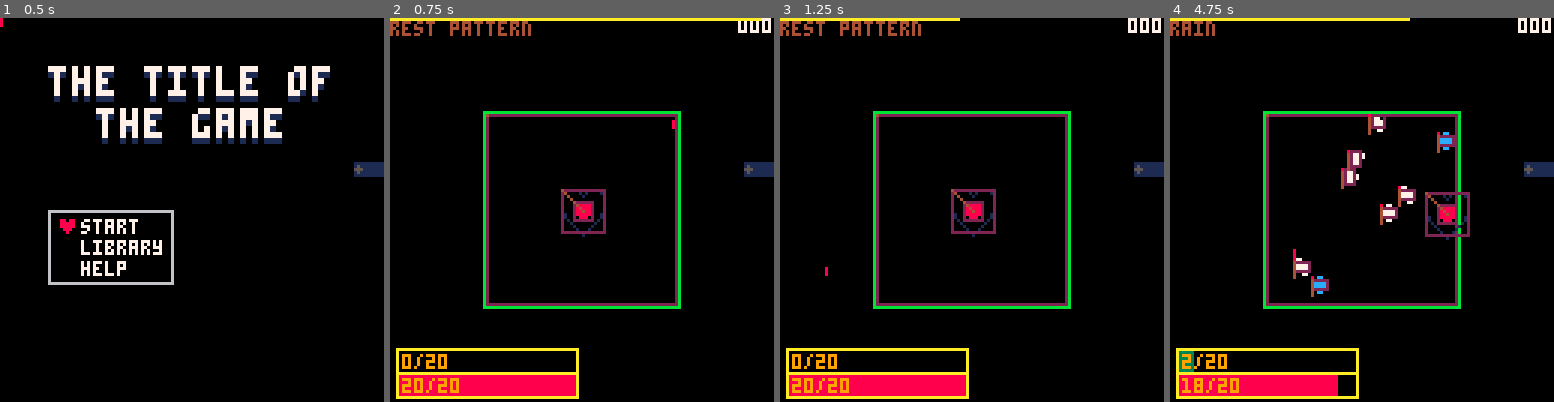
Above: before the commit, frames 1-4 (left to right).
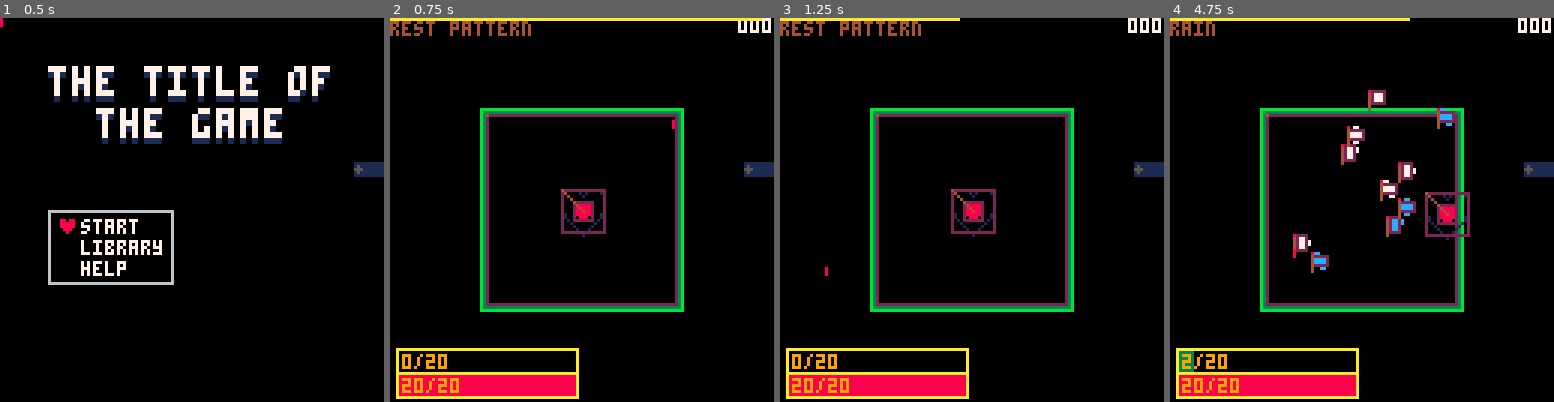
Above: after the commit, the same moments.

Repository: GiovanH/Pico8_Dev
Game: PICO-8 cartridge undertale.p8
Same seed, same stepped clock (60 frames per second), same inputs: the game is played once before the commit and once after it.
Inputs (mouse positions are in pixels of both pictures, inside the frame that each line leads up to):
- Up to frame 1 (0.5 s): tap X (X key) at 0.33 s
- Up to frame 2 (0.75 s): click (670, 121) at 0.67 s; tap O (Z key) at 0.7 s
- Up to frame 3 (1.25 s): tap X (X key) at 1.07 s; click (826, 267) at 1.22 s
- Up to frame 4 (4.75 s): hold Right 1.6-2.1 s; tap O (Z key) every 0.4 s from 1.7 to 4.5 s; click (1277, 114) at 1.77 s; tap X (X key) at 1.85, 2.97, 4.08 s; hold Up 2.15-2.42 s; click (1342, 259) at 2.32 s; hold Right 2.47-3.03 s; click (1404, 106) at 2.87 s; hold Left 3.08-3.58 s; click (1465, 256) at 3.42 s; hold Down 3.63-3.97 s; click (1231, 102) at 3.97 s; hold Right 4.02-4.68 s; click (1292, 248) at 4.52 s; hold Up from 4.73 s (still down)

Frame 1 is identical in both runs. In frame 2, 3.2% of the frame differs, in the area x 23-77%, y 23-77%; in frame 3, 3.2%; in frame 4, 6.7%, in the area x 3-77%, y 18-99%.

Commit message:
Vector drawer, bullet z, arena frame

Diff:
--- a/undertale.p8
+++ b/undertale.p8
@@ -8,15 +8,8 @@
 
 -- game controller restores health between waves,
 --  picks and starts patterns
--- Pattern controller spawns, manages bullets
--- points from wavevs + grazes + overheal
--- Pattern: start. Stop called by game.
--- Coroutines
 -- No-hit bonus
 -- no-graze bonus
--- bonus round w/ heal + score bullets
--- t_bullet
--- t_pattern
 -- hp delta with juicy animated changes
 
 local debug = true  -- (stat(6) == 'debug')
@@ -365,6 +358,22 @@
  -- Nick Vogt's fast normalization
  local ratio2 = ratio1 * (1.29289 - (ax + ay) * ratio1 * 0.29289)
  return self:dotp(ratio2, ratio2)
+end
+
+-- Draw the vector connecting the points in path
+function draw_beam(path, origin, theta, color)
+ local prev = nil
+ for i, v in ipairs(path) do
+  local x, y = v:unpack()
+  local thisv = origin + vec(
+   cos(theta)*x-sin(theta)*y,
+   sin(theta)*x+cos(theta)*y
+  )
+  if prev then
+   line(mrconcatu(thisv, mrconcatu(prev, color)))
+  end
+  prev = thisv
+ end
 end
 
 -- 2d bounding box
@@ -766,7 +775,7 @@
  hp = 20,
  sp = 0,
  maxsp = 20,
- z = 5,
+ z = 7,
  isdemo = false,
  offset = vec(-3, -3),
  hbox_offset = vec(-3,-3)
@@ -885,7 +894,7 @@
 
 local t_graze = mob:extend{
  dynamic = true,
- z = 6,
+ z = t_soul.z + 1,
  offset = vec(-7),
  hbox_offset = vec(-7)
 }
@@ -920,6 +929,7 @@
 -- Bullets
 
 local t_bullet = mob:extend{
+ z = 6,
  dynamic = true,
  ttl = 200,
  dmg = 1,
@@ -971,7 +981,8 @@
 end
 
 local b_fall = t_bullet:extend{
- ttl = 200,
+ z = 4,
+ ttl = 300,
  anim = {016, 017, 018, 019},
  frame_len = 4,
  dmg = 1,
@@ -1044,19 +1055,13 @@
  self.v_towards = v_towards
 end
 function b_missile:draw()
- local rasters = {
+ local path = {
+  vec(2, 0),
   vec(-6, 3),
   vec(-6, -3),
   vec(2, 0)
  }
- local theta = atan2(self.v_towards:unpack())
- local prev = self.pos + vec(0)
- for i, v in ipairs(rasters) do
-  local x, y = v:unpack()
-  local thisv = self.pos + vec(cos(theta)*x-sin(theta)*y, sin(theta)*x+cos(theta)*y)
-  line(mrconcatu(thisv, mrconcatu(prev, 7)))
-  prev = thisv
- end
+ draw_beam(path, self.pos, atan2(self.v_towards:unpack()), 7)
 t_bullet.draw(self)
 end
 
@@ -1117,7 +1122,7 @@
  while true do
   self:addchild(b_fall(vec(
      rndr(arena.hbox.x0, arena.hbox.x1-4),
-     arena.hbox.y0
+     arena.hbox.y0-8
     )))
   yieldn(20)
  end
@@ -1205,7 +1210,7 @@
  lifespan = 8 * 60
 }
 function pat_missile:coupdate()
- self:addchild(b_missile(vec(0, rndr(0,128))))
+ self:addchild(b_missile(vec(rndr(0,128), 0)))
 end
 
 local pat_comptest = t_pattern_compound:extend{
@@ -1224,6 +1229,22 @@
 
 -- Stage
 
+local t_arena_frame = entity:extend{
+ z = 5
+}
+function t_arena_frame:init(parent)
+ self.parent = parent
+ entity.init(self)
+end
+function t_arena_frame:draw()
+ local box = self.parent.hbox:grow(vec_noneone):outline(3)
+ rectfill(0, 0, 128, box.y0, 00)
+ rectfill(0, 0, box.x0, 128, 00)
+ rectfill(0, box.y1, 128, 128, 00)
+ rectfill(box.x1, 0, 128, 128, 00)
+ -- entity.draw(self)
+end
+
 local t_arena = mob:extend{
  cur_pattern = nil,
  z = -1,
@@ -1246,6 +1267,7 @@
 end
 function t_arena:onadd()
  self.stage.arena = self
+ -- self.stage:add(t_arena_frame(self))
 end
 function t_arena:coupdate()
  while true do
@@ -1276,7 +1298,9 @@
 end
 function t_arena:draw()
  -- TODO black frame for layered effects (stage is a hole)
- local drawbox = self.hbox:grow(vec_noneone)
+
+ local drawbox = self.hbox:grow(vec_noneone):outline(1)
+ rectfill(mrconcat({drawbox:unpack()}, 0))
  rect(mrconcat({drawbox:unpack()}, 3))
  rect(mrconcat({drawbox:outline(1):unpack()}, 11))
  mob.draw(self)
@@ -1327,7 +1351,9 @@
  rect(mrconcatu(bbox.fromxywh(16,96-8,96,32), 7))
 end
 
-st_game_inspect = st_game:extend{}
+st_game_inspect = st_game:extend{
+ addscore = nop
+}
 function st_game_inspect:init(pattern)
  stage.init(self)
 
